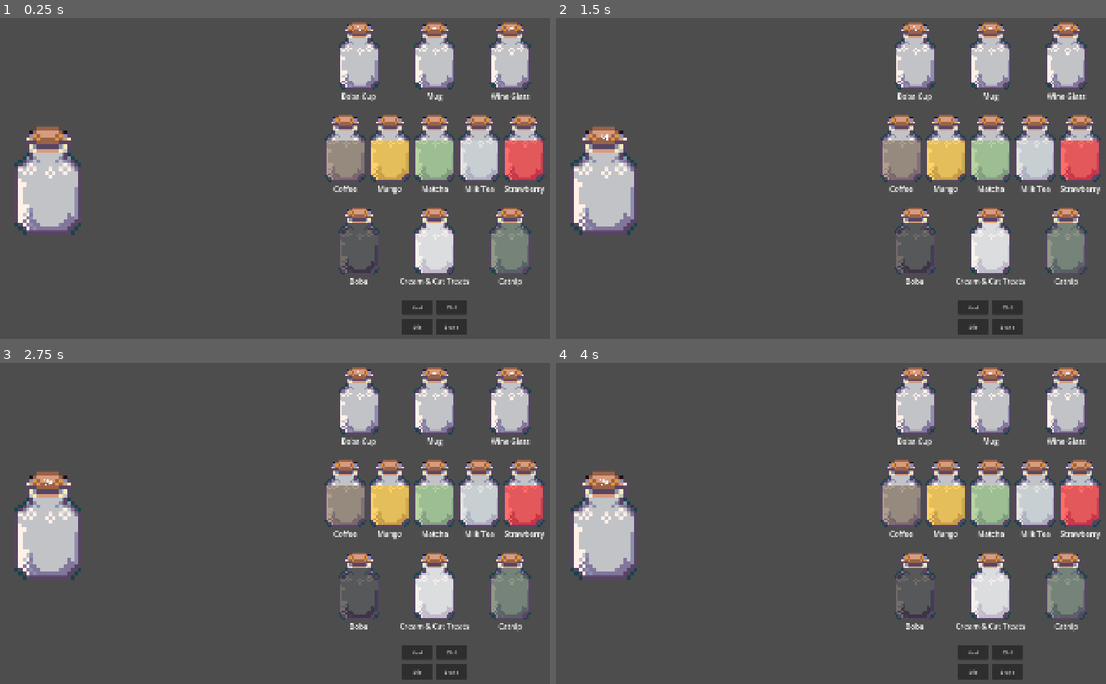
Above: before the commit, frames 1-4 (two rows, left to right).
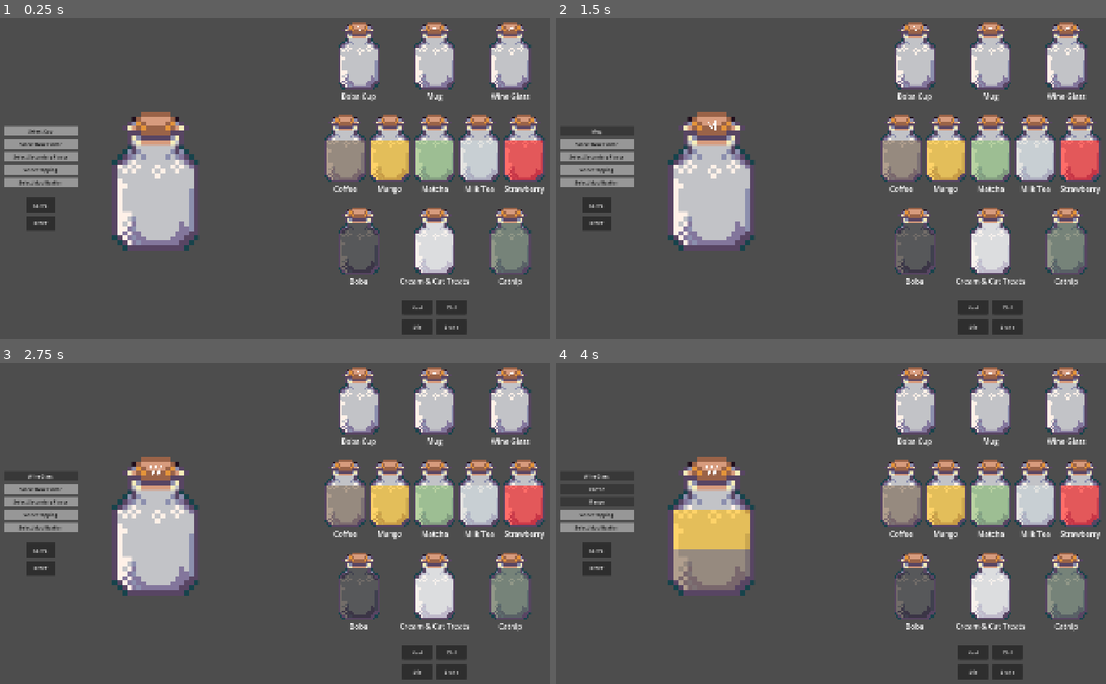
Above: after the commit, the same moments.

Repository: Coffee-and-Team-Spirit/Stray-Signals
Game: Godot game, scene res://drink_mini_game.tscn
The game is run twice, just before and just after one commit, with the same random seed, the same clock (stepped at 60 frames per second) and the same inputs.
Inputs:
- Up to frame 1 (0.25 s): no input
- Up to frame 2 (1.5 s): click "Boba Cup" at 0.5 s; click "Mug" at 1.25 s
- Up to frame 3 (2.75 s): click "Wine Glass" at 2 s
- Up to frame 4 (4 s): click "Coffee" at 2.75 s; click "Mango" at 3.5 s

The runs differ from the first frame. In frame 1, 8.7% of the frame differs, in the area x 0-36%, y 29-73%; in frame 2, 8.5%; in frame 3, 8.5%; in frame 4, 8.2%.

Commit message:
feat: :sparkles: add drink scoring and evaluation

Diff:
--- a/stray-signals/drink_mini_game.gd
+++ b/stray-signals/drink_mini_game.gd
@@ -8,12 +8,12 @@
 var chosen_topping : String = "";
 var chosen_modification : String = "";
 
-# Target drink
+# Target drink, filled with a test drink for now
 var target_drink = {
-	"cup": "",
-	"flavors": [],
-	"topping": "",
-	"modification": ""
+	"cup": "boba_cup",
+	"flavors": ["mango", "matcha"],
+	"topping": "catnip",
+	"modification": "shake"
 }
 
 
@@ -44,6 +44,7 @@
 func select_cup(cup_name):
 	chosen_cup = cup_name
 	update_cup_display()
+	update_drink_components_display()
 	print(chosen_cup)
 
 
@@ -54,21 +55,142 @@
 	else:
 		chosen_flavors[next_index] = flavor_name
 		next_index = 1 - next_index
-
+	update_cup_display()
+	update_drink_components_display()
 	print(chosen_flavors)
 
 
 func select_topping(topping_name):
 	chosen_topping = topping_name
+	update_cup_display()
+	update_drink_components_display()
 	print(chosen_topping)
 
 
 func select_modification(modification_name):
 	chosen_modification = modification_name
+	update_cup_display()
+	update_drink_components_display()
 	print(chosen_modification)
 
+
 func update_cup_display():
-	$DrinkDisplay/CupDisplay/CupBase.texture = load("res://art/cups/empty_cup_%s.png" % chosen_cup)
+	if chosen_cup !="":
+		$DrinkInformation/CupDisplay/CupBase.texture = load("res://art/cups/empty_cup_%s.png" % chosen_cup)
+	else:
+		$DrinkInformation/CupDisplay/CupBase.texture = load("res://art/cups/empty_cup.png")
+
+	if chosen_flavors.size() > 0:
+		if chosen_flavors.size() == 1:
+			$DrinkInformation/CupDisplay/BaseFlavorLayer.texture = load("res://art/flavors/base_flavor_%s.png" % chosen_flavors[0])
+		else:
+			$DrinkInformation/CupDisplay/BaseFlavorLayer.texture = load("res://art/flavors/base_flavor_%s.png" % chosen_flavors[0])
+			$DrinkInformation/CupDisplay/SecondaryFlavorLayer.texture = load("res://art/flavors/secondary_flavor_%s.png" % chosen_flavors[1])
+	else:
+		$DrinkInformation/CupDisplay/BaseFlavorLayer.texture = null
+		$DrinkInformation/CupDisplay/SecondaryFlavorLayer.texture = null
+
+	if chosen_topping != "":
+		$DrinkInformation/CupDisplay/ToppingLayer.texture = load("res://art/toppings/topping_%s.png" % chosen_topping)
+	else:
+		$DrinkInformation/CupDisplay/ToppingLayer.texture = null
+
+
+func update_drink_components_display():
+	var filled_panel_stylebox = load("res://ui/drink_components_panel_filled.tres")
+	var unfilled_panel_stylebox = load("res://ui/drink_components_panel.tres")
+
+	if chosen_cup != "":
+		$DrinkInformation/MarginContainer/DrinkComponents/SelectCup.text = chosen_cup.capitalize()
+		$DrinkInformation/MarginContainer/DrinkComponents/SelectCup/Panel.add_theme_stylebox_override("panel", filled_panel_stylebox)
+		$DrinkInformation/MarginContainer/DrinkComponents/SelectCup.add_theme_color_override("default_color", Color(256, 256, 256))
+	else:
+		$DrinkInformation/MarginContainer/DrinkComponents/SelectCup.text = "Select Cup"
+		$DrinkInformation/MarginContainer/DrinkComponents/SelectCup/Panel.add_theme_stylebox_override("panel", unfilled_panel_stylebox)
+		$DrinkInformation/MarginContainer/DrinkComponents/SelectCup.add_theme_color_override("default_color", Color(0, 0, 0))
+
+	if chosen_flavors.size() > 0:
+		if chosen_flavors.size() == 1:
+			$DrinkInformation/MarginContainer/DrinkComponents/SelectBaseFlavor.text = chosen_flavors[0].capitalize()
+			$DrinkInformation/MarginContainer/DrinkComponents/SelectBaseFlavor/Panel.add_theme_stylebox_override("panel", filled_panel_stylebox)
+			$DrinkInformation/MarginContainer/DrinkComponents/SelectBaseFlavor.add_theme_color_override("default_color", Color(256, 256, 256))
+		else:
+			$DrinkInformation/MarginContainer/DrinkComponents/SelectBaseFlavor.text = chosen_flavors[0].capitalize()
+			$DrinkInformation/MarginContainer/DrinkComponents/SelectBaseFlavor/Panel.add_theme_stylebox_override("panel", filled_panel_stylebox)
+			$DrinkInformation/MarginContainer/DrinkComponents/SelectBaseFlavor.add_theme_color_override("default_color", Color(256, 256, 256))
+
+			$DrinkInformation/MarginContainer/DrinkComponents/SelectSecondaryFlavor.text = chosen_flavors[1].capitalize()
+			$DrinkInformation/MarginContainer/DrinkComponents/SelectSecondaryFlavor/Panel.add_theme_stylebox_override("panel", filled_panel_stylebox)
+			$DrinkInformation/MarginContainer/DrinkComponents/SelectSecondaryFlavor.add_theme_color_override("default_color", Color(256, 256, 256))
+	else:
+		$DrinkInformation/MarginContainer/DrinkComponents/SelectBaseFlavor.text = "Select Base Flavor"
+		$DrinkInformation/MarginContainer/DrinkComponents/SelectBaseFlavor/Panel.add_theme_stylebox_override("panel", unfilled_panel_stylebox)
+		$DrinkInformation/MarginContainer/DrinkComponents/SelectBaseFlavor.add_theme_color_override("default_color", Color(0, 0, 0))
+		$DrinkInformation/MarginContainer/DrinkComponents/SelectSecondaryFlavor.text = "Select Secondary Flavor"
+		$DrinkInformation/MarginContainer/DrinkComponents/SelectSecondaryFlavor/Panel.add_theme_stylebox_override("panel", unfilled_panel_stylebox)
+		$DrinkInformation/MarginContainer/DrinkComponents/SelectSecondaryFlavor.add_theme_color_override("default_color", Color(0, 0, 0))
+
+	if chosen_topping != "":
+		$DrinkInformation/MarginContainer/DrinkComponents/SelectTopping.text = chosen_topping.capitalize()
+		$DrinkInformation/MarginContainer/DrinkComponents/SelectTopping/Panel.add_theme_stylebox_override("panel", filled_panel_stylebox)
+		$DrinkInformation/MarginContainer/DrinkComponents/SelectTopping.add_theme_color_override("default_color", Color(256, 256, 256))
+	else:
+		$DrinkInformation/MarginContainer/DrinkComponents/SelectTopping.text = "Select Topping"
+		$DrinkInformation/MarginContainer/DrinkComponents/SelectTopping/Panel.add_theme_stylebox_override("panel", unfilled_panel_stylebox)
+		$DrinkInformation/MarginContainer/DrinkComponents/SelectTopping.add_theme_color_override("default_color", Color(0, 0, 0))
+
+	if chosen_modification != "":
+		$"DrinkInformation/MarginContainer/DrinkComponents/SelectModification".text = chosen_modification.capitalize()
+		$DrinkInformation/MarginContainer/DrinkComponents/SelectModification/Panel.add_theme_stylebox_override("panel", filled_panel_stylebox)
+		$DrinkInformation/MarginContainer/DrinkComponents/SelectModification.add_theme_color_override("default_color", Color(256, 256, 256))
+	else:
+		$"DrinkInformation/MarginContainer/DrinkComponents/SelectModification".text = "Select Modification"
+		$DrinkInformation/MarginContainer/DrinkComponents/SelectModification/Panel.add_theme_stylebox_override("panel", unfilled_panel_stylebox)
+		$DrinkInformation/MarginContainer/DrinkComponents/SelectModification.add_theme_color_override("default_color", Color(0, 0, 0))
+
+func score_drink() -> int:
+	var score = 0
+
+	if chosen_cup == target_drink["cup"]:
+		score += 1
+
+	for flavor in chosen_flavors:
+		if flavor in target_drink["flavors"]:
+			score += 1
+
+	if chosen_topping == target_drink["topping"]:
+		score += 1
+
+	if chosen_modification == target_drink["modification"]:
+		score += 1
+
+	print(score)
+	return score
+
+
+func evaluate_drink_rating(score):
+	if score >= 4:
+		print("Congrats, you made a Good drink!")
+	elif score >= 2 && score < 4:
+		print("You made a Medicore drink... better luck next time.")
+	else:
+		print("This drink is soooo Bad, I need a remake.")
+
+
+func _on_serve_pressed() -> void:
+	var player_drink_score = score_drink()
+	evaluate_drink_rating(player_drink_score)
+
+
+func _on_reset_pressed() -> void:
+	chosen_cup = ""
+	chosen_flavors = []
+	chosen_topping = ""
+	chosen_modification = ""
+
+	update_cup_display()
+	update_drink_components_display()
+
 
 # Called when the node enters the scene tree for the first time.
 func _ready() -> void:
--- a/stray-signals/drink_mini_game.tscn
+++ b/stray-signals/drink_mini_game.tscn
@@ -12,6 +12,7 @@
 [ext_resource type="Texture2D" uid="uid://cmaigw5l0kd4" path="res://art/ingredients/ingredient_boba.png" id="9_okdn2"]
 [ext_resource type="Texture2D" uid="uid://chd6sfxr8ly6m" path="res://art/ingredients/ingredient_cream_and_cat_treats.png" id="10_id7fa"]
 [ext_resource type="Texture2D" uid="uid://cof8hgx2vd0dw" path="res://art/ingredients/ingredient_catnip.png" id="11_3cihv"]
+[ext_resource type="StyleBox" uid="uid://d16gnpc5j64h7" path="res://ui/drink_components_panel.tres" id="13_1ck7w"]
 [ext_resource type="Texture2D" uid="uid://cb2m4871ckl5y" path="res://art/cups/empty_cup.png" id="13_i647u"]
 
 [sub_resource type="StyleBoxEmpty" id="StyleBoxEmpty_vlrg8"]
@@ -22,6 +23,26 @@
 
 [sub_resource type="StyleBoxEmpty" id="StyleBoxEmpty_0yecb"]
 content_margin_top = 5.0
+
+[sub_resource type="StyleBoxEmpty" id="StyleBoxEmpty_okdn2"]
+content_margin_top = 5.0
+content_margin_bottom = 5.0
+
+[sub_resource type="StyleBoxEmpty" id="StyleBoxEmpty_id7fa"]
+content_margin_top = 5.0
+content_margin_bottom = 5.0
+
+[sub_resource type="StyleBoxEmpty" id="StyleBoxEmpty_3cihv"]
+content_margin_top = 5.0
+content_margin_bottom = 5.0
+
+[sub_resource type="StyleBoxEmpty" id="StyleBoxEmpty_vjac4"]
+content_margin_top = 5.0
+content_margin_bottom = 5.0
+
+[sub_resource type="StyleBoxEmpty" id="StyleBoxEmpty_k0qsm"]
+content_margin_top = 5.0
+content_margin_bottom = 5.0
 
 [node name="DrinkMiniGame" type="Control" unique_id=230215315]
 layout_mode = 3
@@ -390,75 +411,195 @@
 layout_mode = 2
 text = "Shake"
 
-[node name="DrinkDisplay" type="VBoxContainer" parent="." unique_id=1078941575]
-layout_mode = 1
-anchors_preset = 4
-anchor_top = 0.5
-anchor_bottom = 0.5
-grow_vertical = 2
-theme_override_constants/separation = 150
-
-[node name="CupDisplay" type="Control" parent="DrinkDisplay" unique_id=1314586537]
+[node name="DrinkInformation" type="HBoxContainer" parent="." unique_id=2058362915]
+layout_mode = 0
+offset_top = 284.0
+offset_right = 40.0
+offset_bottom = 324.0
+
+[node name="MarginContainer" type="MarginContainer" parent="DrinkInformation" unique_id=348003988]
+layout_mode = 2
+theme_override_constants/margin_left = 50
+
+[node name="DrinkComponents" type="VBoxContainer" parent="DrinkInformation/MarginContainer" unique_id=1000015434]
+layout_mode = 2
+size_flags_horizontal = 4
+size_flags_vertical = 4
+theme_override_constants/separation = 10
+
+[node name="SelectCup" type="RichTextLabel" parent="DrinkInformation/MarginContainer/DrinkComponents" unique_id=226446679]
+clip_contents = false
+custom_minimum_size = Vector2(250, 0)
+layout_mode = 2
+theme_override_colors/default_color = Color(0, 0, 0, 1)
+theme_override_styles/normal = SubResource("StyleBoxEmpty_okdn2")
+text = "Select Cup"
+fit_content = true
+autowrap_mode = 0
+horizontal_alignment = 1
+
+[node name="Panel" type="Panel" parent="DrinkInformation/MarginContainer/DrinkComponents/SelectCup" unique_id=1737600586]
+show_behind_parent = true
+custom_minimum_size = Vector2(200, 0)
+layout_mode = 1
+anchors_preset = 15
+anchor_right = 1.0
+anchor_bottom = 1.0
+grow_horizontal = 2
+grow_vertical = 2
+theme_override_styles/panel = ExtResource("13_1ck7w")
+
+[node name="SelectBaseFlavor" type="RichTextLabel" parent="DrinkInformation/MarginContainer/DrinkComponents" unique_id=1146954660]
+clip_contents = false
+custom_minimum_size = Vector2(250, 0)
+layout_mode = 2
+theme_override_colors/default_color = Color(0, 0, 0, 1)
+theme_override_styles/normal = SubResource("StyleBoxEmpty_id7fa")
+text = "Select Base Flavor"
+fit_content = true
+autowrap_mode = 0
+horizontal_alignment = 1
+
+[node name="Panel" type="Panel" parent="DrinkInformation/MarginContainer/DrinkComponents/SelectBaseFlavor" unique_id=1980145952]
+show_behind_parent = true
+custom_minimum_size = Vector2(200, 0)
+layout_mode = 1
+anchors_preset = 15
+anchor_right = 1.0
+anchor_bottom = 1.0
+grow_horizontal = 2
+grow_vertical = 2
+theme_override_styles/panel = ExtResource("13_1ck7w")
+
+[node name="SelectSecondaryFlavor" type="RichTextLabel" parent="DrinkInformation/MarginContainer/DrinkComponents" unique_id=699688464]
+clip_contents = false
+custom_minimum_size = Vector2(250, 0)
+layout_mode = 2
+theme_override_colors/default_color = Color(0, 0, 0, 1)
+theme_override_styles/normal = SubResource("StyleBoxEmpty_3cihv")
+text = "Select Secondary Flavor"
+fit_content = true
+autowrap_mode = 0
+horizontal_alignment = 1
+
+[node name="Panel" type="Panel" parent="DrinkInformation/MarginContainer/DrinkComponents/SelectSecondaryFlavor" unique_id=1796686658]
+show_behind_parent = true
+custom_minimum_size = Vector2(200, 0)
+layout_mode = 1
+anchors_preset = 15
+anchor_right = 1.0
+anchor_bottom = 1.0
+grow_horizontal = 2
+grow_vertical = 2
+theme_override_styles/panel = ExtResource("13_1ck7w")
+
+[node name="SelectTopping" type="RichTextLabel" parent="DrinkInformation/MarginContainer/DrinkComponents" unique_id=1533706332]
+clip_contents = false
+custom_minimum_size = Vector2(250, 0)
+layout_mode = 2
+theme_override_colors/default_color = Color(0, 0, 0, 1)
+theme_override_styles/normal = SubResource("StyleBoxEmpty_vjac4")
+text = "Select Topping"
+fit_content = true
+autowrap_mode = 0
+horizontal_alignment = 1
+
+[node name="Panel" type="Panel" parent="DrinkInformation/MarginContainer/DrinkComponents/SelectTopping" unique_id=798016380]
+show_behind_parent = true
+custom_minimum_size = Vector2(200, 0)
+layout_mode = 1
+anchors_preset = 15
+anchor_right = 1.0
+anchor_bottom = 1.0
+grow_horizontal = 2
+grow_vertical = 2
+theme_override_styles/panel = ExtResource("13_1ck7w")
+
+[node name="SelectModification" type="RichTextLabel" parent="DrinkInformation/MarginContainer/DrinkComponents" unique_id=1883354255]
+clip_contents = false
+custom_minimum_size = Vector2(250, 0)
+layout_mode = 2
+theme_override_colors/default_color = Color(0, 0, 0, 1)
+theme_override_styles/normal = SubResource("StyleBoxEmpty_k0qsm")
+text = "Select Modification"
+fit_content = true
+autowrap_mode = 0
+horizontal_alignment = 1
+
+[node name="Panel" type="Panel" parent="DrinkInformation/MarginContainer/DrinkComponents/SelectModification" unique_id=1650089956]
+show_behind_parent = true
+custom_minimum_size = Vector2(200, 0)
+layout_mode = 1
+anchors_preset = 15
+anchor_right = 1.0
+anchor_bottom = 1.0
+grow_horizontal = 2
+grow_vertical = 2
+theme_override_styles/panel = ExtResource("13_1ck7w")
+
+[node name="MarginContainer" type="MarginContainer" parent="DrinkInformation/MarginContainer/DrinkComponents" unique_id=698630222]
+layout_mode = 2
+theme_override_constants/margin_top = 25
+
+[node name="DrinkActions" type="VBoxContainer" parent="DrinkInformation/MarginContainer/DrinkComponents/MarginContainer" unique_id=330370034]
+layout_mode = 2
+theme_override_constants/separation = 10
+
+[node name="Serve" type="Button" parent="DrinkInformation/MarginContainer/DrinkComponents/MarginContainer/DrinkActions" unique_id=1274002954]
+custom_minimum_size = Vector2(100, 50)
+layout_mode = 2
+size_flags_horizontal = 4
+size_flags_vertical = 4
+text = "SERVE"
+
+[node name="Reset" type="Button" parent="DrinkInformation/MarginContainer/DrinkComponents/MarginContainer/DrinkActions" unique_id=141757990]
+custom_minimum_size = Vector2(100, 50)
+layout_mode = 2
+size_flags_horizontal = 4
+text = "RESET"
+
+[node name="CupDisplay" type="Control" parent="DrinkInformation" unique_id=1314586537]
+custom_minimum_size = Vector2(512, 512)
 layout_mode = 2
 size_flags_horizontal = 0
-size_flags_vertical = 0
-
-[node name="CupBase" type="TextureRect" parent="DrinkDisplay/CupDisplay" unique_id=119191514]
+
+[node name="CupBase" type="TextureRect" parent="DrinkInformation/CupDisplay" unique_id=119191514]
 custom_minimum_size = Vector2(400, 400)
 layout_mode = 1
-anchors_preset = 4
-anchor_top = 0.5
-anchor_bottom = 0.5
-offset_top = -75.0
-offset_right = 150.0
-offset_bottom = 75.0
-grow_vertical = 2
-texture = ExtResource("13_i647u")
-expand_mode = 2
-
-[node name="BaseFlavorLayer" type="TextureRect" parent="DrinkDisplay/CupDisplay" unique_id=2142162753]
-layout_mode = 0
-offset_right = 40.0
-offset_bottom = 40.0
-
-[node name="SecondaryFlavorLayer" type="TextureRect" parent="DrinkDisplay/CupDisplay" unique_id=1781846496]
-layout_mode = 0
-offset_right = 40.0
-offset_bottom = 40.0
-
-[node name="ToppingLayer" type="TextureRect" parent="DrinkDisplay/CupDisplay" unique_id=16210692]
-layout_mode = 0
-offset_right = 40.0
-offset_bottom = 40.0
-
-[node name="CupDisplay2" type="Control" parent="DrinkDisplay" unique_id=4397243]
-visible = false
-layout_mode = 2
-size_flags_horizontal = 0
-size_flags_vertical = 0
-
-[node name="CupBase" type="TextureRect" parent="DrinkDisplay/CupDisplay2" unique_id=1593285171]
-custom_minimum_size = Vector2(150, 150)
-layout_mode = 0
-offset_right = 40.0
-offset_bottom = 40.0
+anchors_preset = 15
+anchor_right = 1.0
+anchor_bottom = 1.0
+offset_top = -64.0
+offset_bottom = 64.0
+grow_horizontal = 2
+grow_vertical = 2
 texture = ExtResource("13_i647u")
 expand_mode = 1
-
-[node name="BaseFlavorLayer" type="TextureRect" parent="DrinkDisplay/CupDisplay2" unique_id=1696218774]
-layout_mode = 0
-offset_right = 40.0
-offset_bottom = 40.0
-
-[node name="SecondaryFlavorLayer" type="TextureRect" parent="DrinkDisplay/CupDisplay2" unique_id=247787348]
-layout_mode = 0
-offset_right = 40.0
-offset_bottom = 40.0
-
-[node name="ToppingLayer" type="TextureRect" parent="DrinkDisplay/CupDisplay2" unique_id=697291957]
-layout_mode = 0
-offset_right = 40.0
-offset_bottom = 40.0
+stretch_mode = 5
+
+[node name="ToppingLayer" type="TextureRect" parent="DrinkInformation/CupDisplay" unique_id=16210692]
+layout_mode = 1
+stretch_mode = 5
+
+[node name="SecondaryFlavorLayer" type="TextureRect" parent="DrinkInformation/CupDisplay" unique_id=1781846496]
+layout_mode = 1
+anchors_preset = 15
+anchor_right = 1.0
+anchor_bottom = 1.0
+grow_horizontal = 2
+grow_vertical = 2
+expand_mode = 1
+stretch_mode = 5
+
+[node name="BaseFlavorLayer" type="TextureRect" parent="DrinkInformation/CupDisplay" unique_id=2142162753]
+layout_mode = 1
+anchors_preset = 15
+anchor_right = 1.0
+anchor_bottom = 1.0
+grow_horizontal = 2
+grow_vertical = 2
+expand_mode = 1
+stretch_mode = 5
 
 [connection signal="pressed" from="PlayerComponents/CupSelector/BobaCup/CupBobaCup" to="." method="_on_cup_button_pressed" binds= [NodePath("PlayerComponents/CupSelector/BobaCup/CupBobaCup")]]
 [connection signal="pressed" from="PlayerComponents/CupSelector/Mug/CupMug" to="." method="_on_cup_button_pressed" binds= [NodePath("PlayerComponents/CupSelector/Mug/CupMug")]]
@@ -475,3 +616,5 @@
 [connection signal="pressed" from="PlayerComponents/ModificationSelector/Modification/ModRow1/ModificationChill" to="." method="_on_modification_button_pressed" binds= [NodePath("PlayerComponents/ModificationSelector/Modification/ModRow1/ModificationChill")]]
 [connection signal="pressed" from="PlayerComponents/ModificationSelector/Modification/ModRow2/ModificationStir" to="." method="_on_modification_button_pressed" binds= [NodePath("PlayerComponents/ModificationSelector/Modification/ModRow2/ModificationStir")]]
 [connection signal="pressed" from="PlayerComponents/ModificationSelector/Modification/ModRow2/ModificationShake" to="." method="_on_modification_button_pressed" binds= [NodePath("PlayerComponents/ModificationSelector/Modification/ModRow2/ModificationShake")]]
+[connection signal="pressed" from="DrinkInformation/MarginContainer/DrinkComponents/MarginContainer/DrinkActions/Serve" to="." method="_on_serve_pressed"]
+[connection signal="pressed" from="DrinkInformation/MarginContainer/DrinkComponents/MarginContainer/DrinkActions/Reset" to="." method="_on_reset_pressed"]
--- /dev/null
+++ b/stray-signals/ui/drink_components_panel.tres
@@ -0,0 +1,13 @@
+[gd_resource type="StyleBoxFlat" format=3 uid="uid://d16gnpc5j64h7"]
+
+[resource]
+content_margin_left = 0.0
+content_margin_top = 0.0
+content_margin_right = 0.0
+content_margin_bottom = 0.0
+bg_color = Color(0.7856409, 0.78564084, 0.78564084, 0.6)
+corner_radius_top_left = 3
+corner_radius_top_right = 3
+corner_radius_bottom_right = 3
+corner_radius_bottom_left = 3
+corner_detail = 5
--- /dev/null
+++ b/stray-signals/ui/drink_components_panel_filled.tres
@@ -0,0 +1,13 @@
+[gd_resource type="StyleBoxFlat" format=3 uid="uid://jp3mgyvbmnbt"]
+
+[resource]
+content_margin_left = 0.0
+content_margin_top = 0.0
+content_margin_right = 0.0
+content_margin_bottom = 0.0
+bg_color = Color(0.16565639, 0.16565642, 0.16565636, 0.6)
+corner_radius_top_left = 3
+corner_radius_top_right = 3
+corner_radius_bottom_right = 3
+corner_radius_bottom_left = 3
+corner_detail = 5
